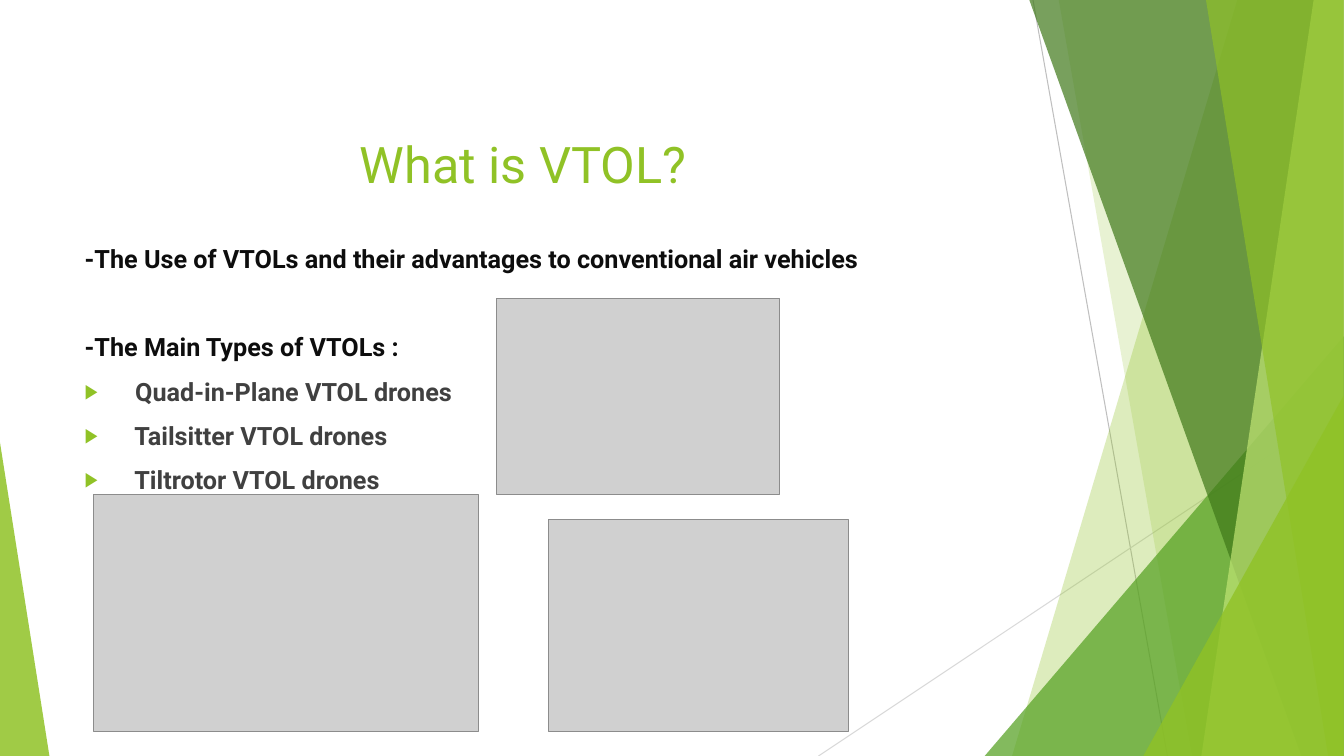
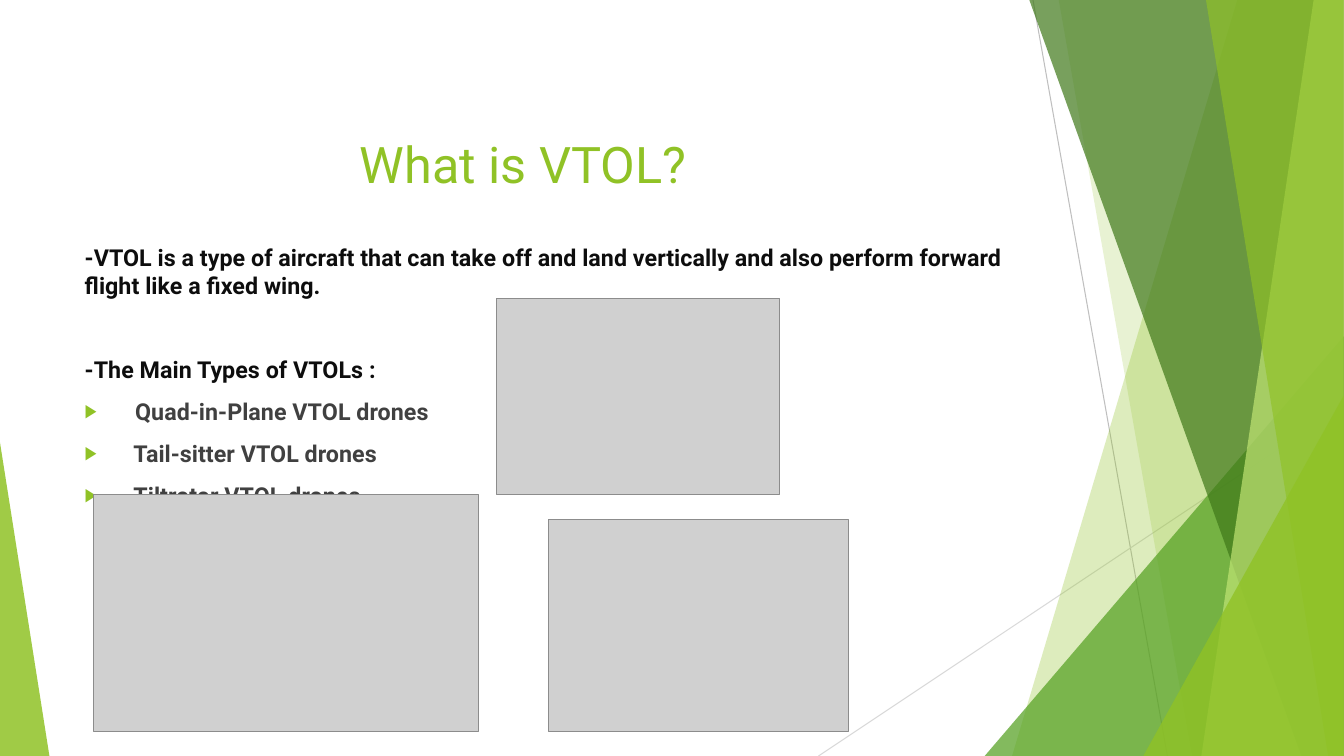
Before and after one commit to metinoxy/VTOL, a slide deck: slide 2 of Course Materials/Presentation.pptx. Drawn at 1344x756 pixels with LibreOffice and Linux fonts; fonts in the diff are those of the drawing; grey boxes stand for pictures. Boxes give left, top, right and bottom in pixels: in the first picture for what was removed or moved away, otherwise in the second. Text is boxed around its words. In the diff, an @@ line names an element or a change of style, - is before the commit and + after.

```diff
--- a/Course Materials/Presentation.pptx
+++ b/Course Materials/Presentation.pptx
@@ text at box(85, 248, 1001, 299): text changed; size 18 to 16.6 pt @@
--The Use of VTOLs and their advantages to conventional air vehicles
+-VTOL is a type of aircraft that can take off and land vertically and also perform forward flight like a fixed wing.
@@ text at box(85, 360, 428, 495): size 18 to 16.6 pt in "-The Main Types of VTOLs :", "Quad-in-Plane VTOL drones", "Tiltrotor VTOL drones" @@
@@ text at box(133, 444, 377, 462): text changed; size 18 to 16.6 pt @@
-▶ Tailsitter VTOL drones
+▶ Tail-sitter VTOL drones
```
Also in this commit, not shown: 5 other slides changed, 5 slides added, 4 slides removed.
